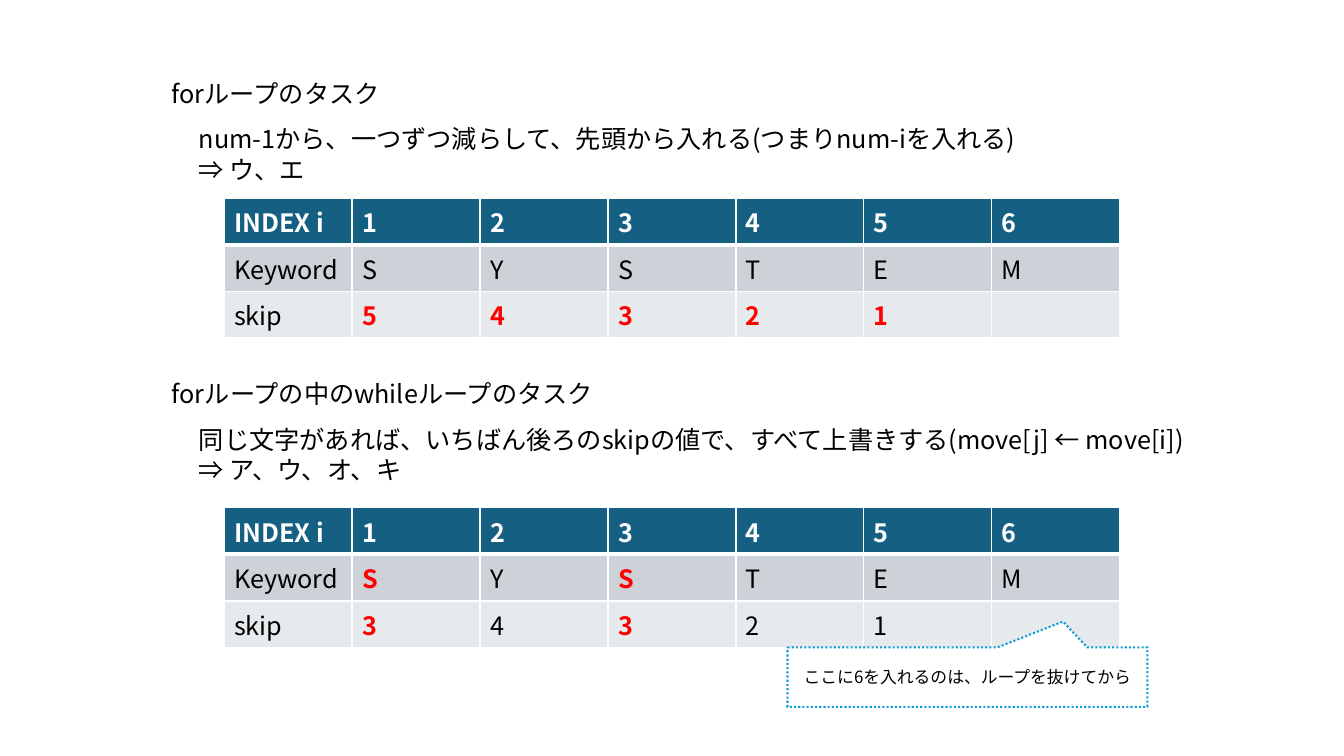
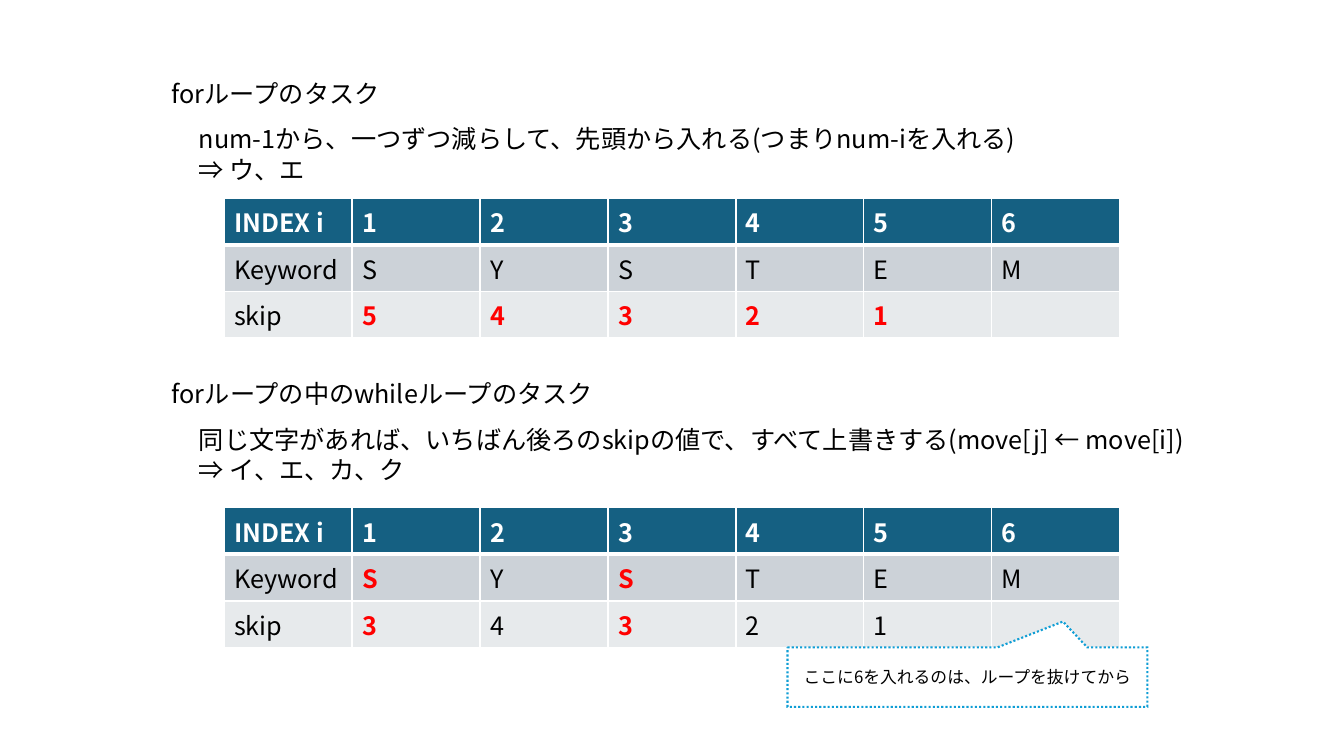
Before and after one commit to osamu377/FromZero, a slide deck: slide 11 of 問題集/問51-55.pptx. Drawn at 1344x756 pixels with LibreOffice and Linux fonts; fonts in the diff are those of the drawing. Boxes give left, top, right and bottom in pixels: in the first picture for what was removed or moved away, otherwise in the second. Text is boxed around its words. In the diff, an @@ line names an element or a change of style, - is before the commit and + after.

```diff
--- a/問題集/問51-55.pptx
+++ b/問題集/問51-55.pptx
@@ text at (230, 458, 405, 480): text changed @@
-⇒ ア、ウ、オ、キ
+⇒ イ、エ、カ、ク
```
Also in this commit, not shown: 1 other slide changed, 7 other files.
